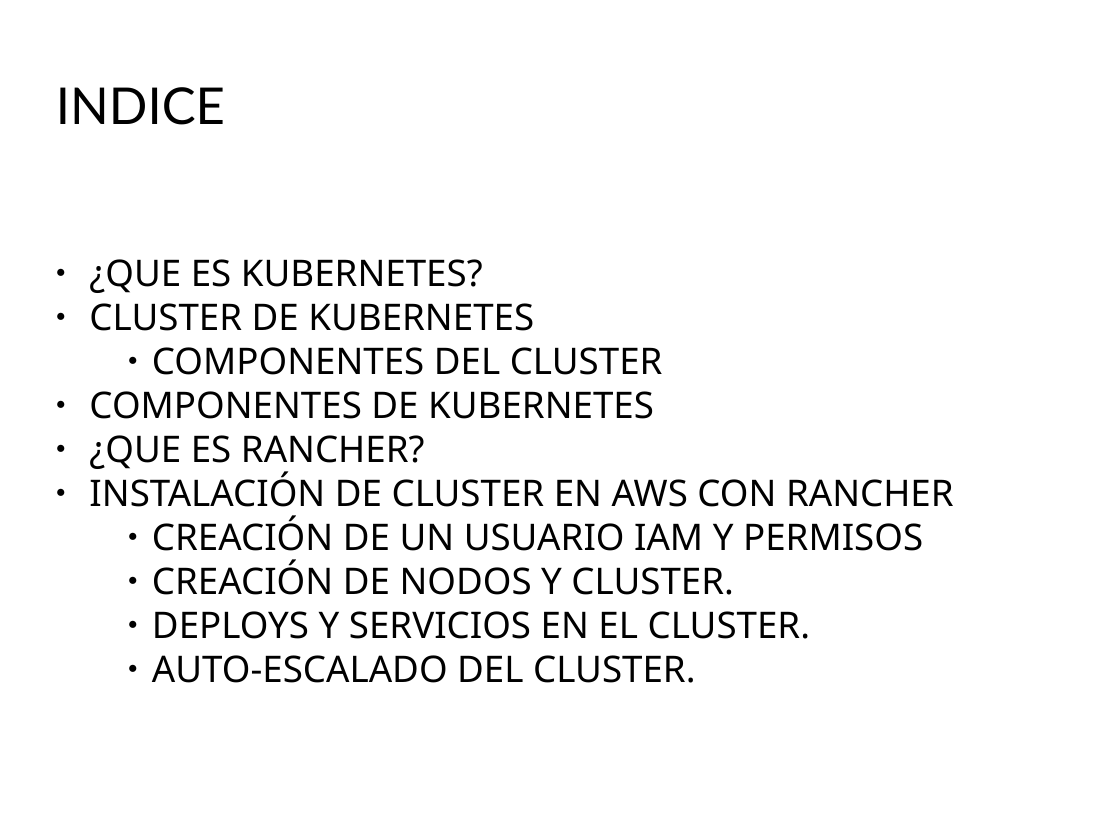
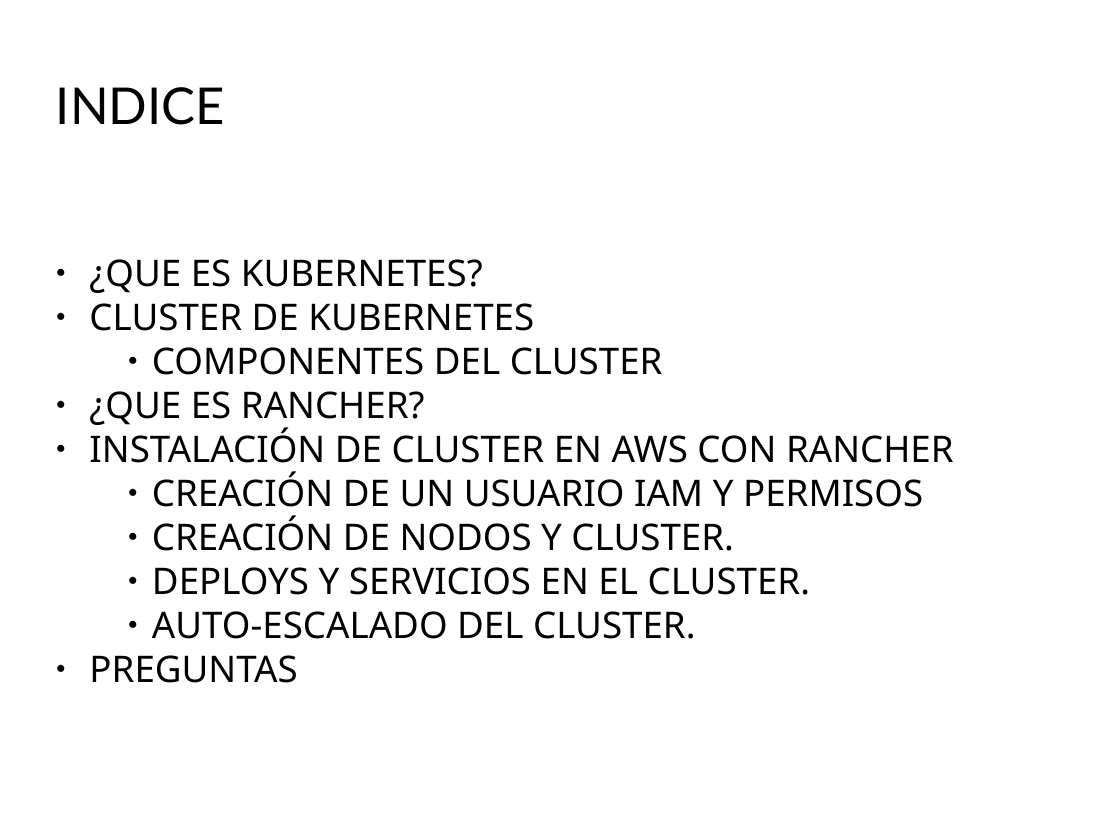
Before and after one commit to Juanjosegongora/kubernetes, a slide deck: slide 2 of proyecto_kubernetes.odp. Drawn at 1120x840 pixels with LibreOffice and Linux fonts; fonts in the diff are those of the drawing; background and template pictures are left out. Boxes give left, top, right and bottom in pixels: in the first picture for what was removed or moved away, otherwise in the second. Text is boxed around its words. In the diff, an @@ line names an element or a change of style, - is before the commit and + after.

```diff
--- a/proyecto_kubernetes.odp
+++ b/proyecto_kubernetes.odp
@@ subtitle at bbox=[89, 391, 654, 419]: paragraph removed @@
-● COMPONENTES DE KUBERNETES
@@ subtitle at bbox=[89, 655, 297, 683]: paragraph added @@
+● PREGUNTAS
```
Also in this commit, not shown: 1 other slide changed, 4 slides added, 1 other file.
